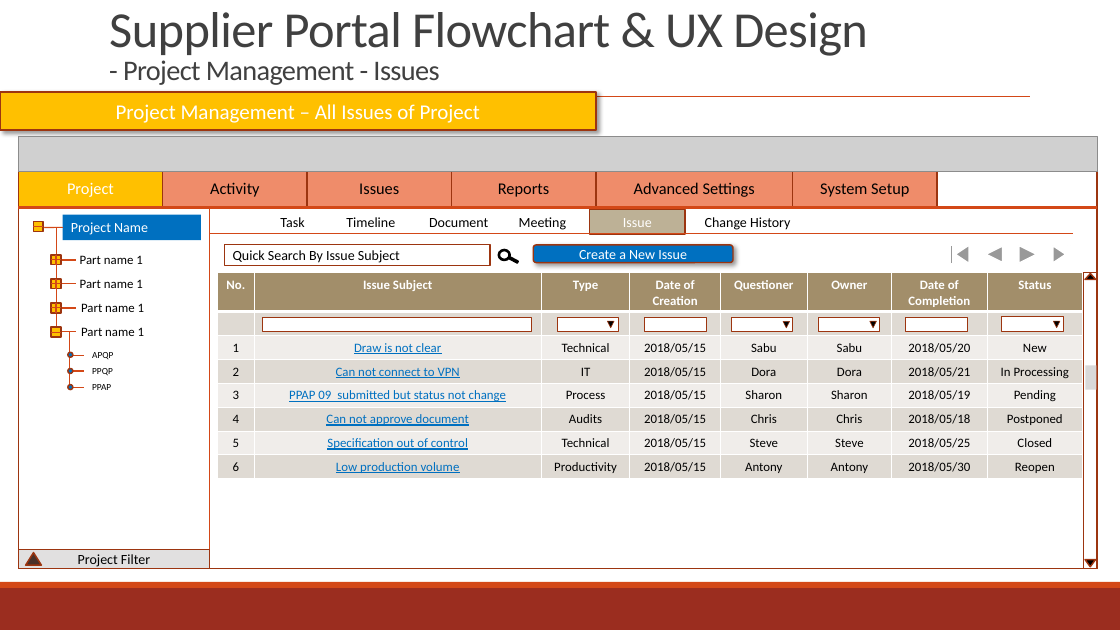
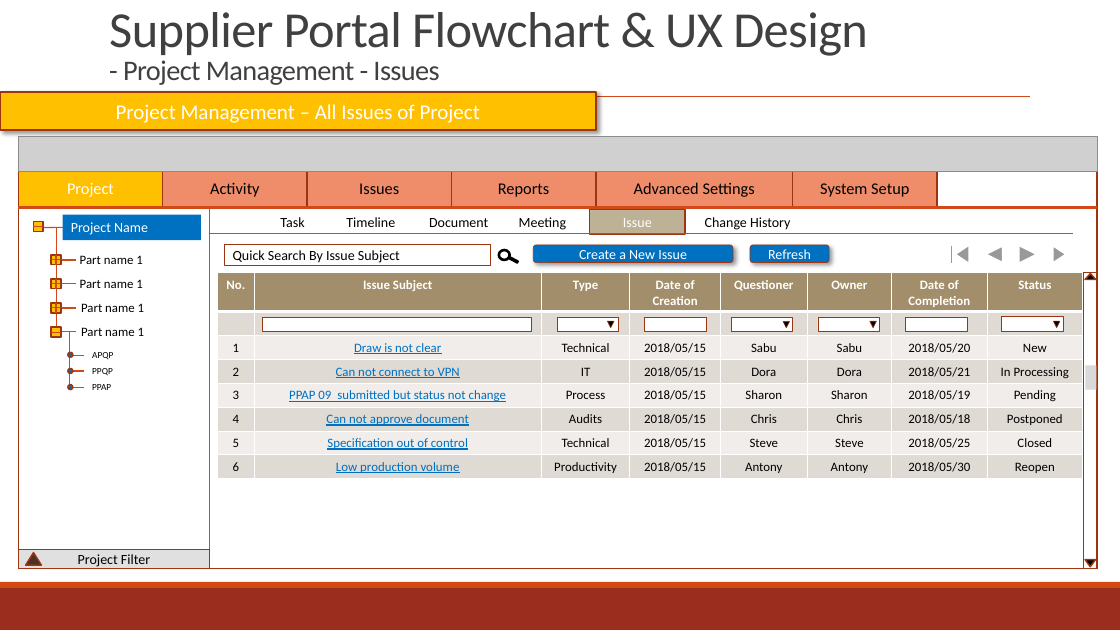
Before and after one commit to zyw9963/YFVE-supplier-portal, a slide deck: slide 153 of projects/YanFeng/02 System Design/User Stories/Flowcharts/Supplier FlowCharts & UX.pptx. Drawn at 1120x630 pixels with LibreOffice and Linux fonts; fonts in the diff are those of the drawing; grey boxes stand for pictures. Boxes give left, top, right and bottom in pixels: in the first picture for what was removed or moved away, otherwise in the second. Text is boxed around its words. In the diff, an @@ line names an element or a change of style, - is before the commit and + after.

```diff
--- a/projects/YanFeng/02 System Design/User Stories/Flowcharts/Supplier FlowCharts & UX.pptx
+++ b/projects/YanFeng/02 System Design/User Stories/Flowcharts/Supplier FlowCharts & UX.pptx
@@ rounded rectangle "Create a New Issue" at [534, 245, 734, 263]: outline #9C3511 1.25 pt to #9C3511 0.5 pt @@
@@ rounded rectangle added at [750, 245, 829, 263], fill #0070C0, outline #9C3511 0.5 pt, 12 pt, text #FFFFFF @@
+Refresh
```
Also in this commit, not shown: 3 other slides changed, 2 slides added, 1 other file.
